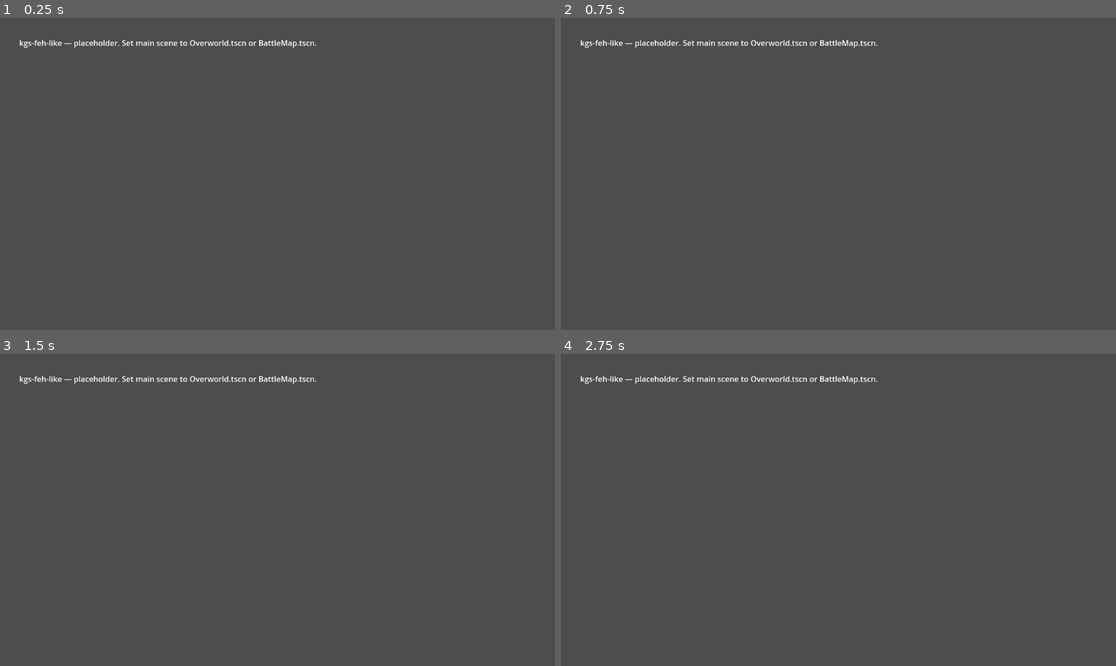
Above: before the commit, frames 1-4 (two rows, left to right).
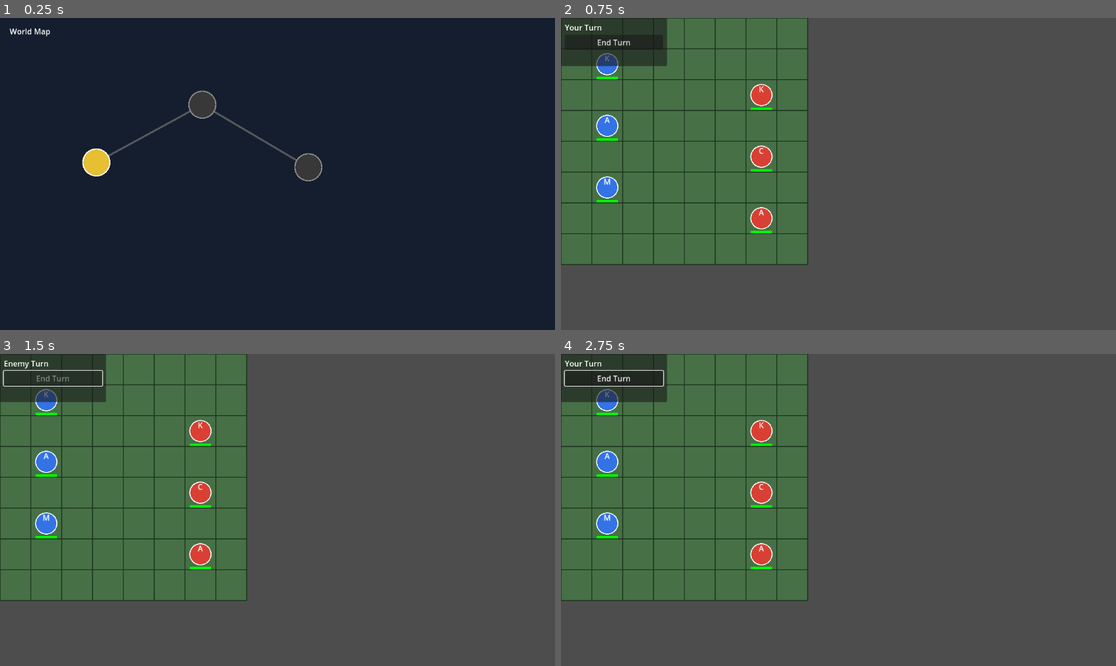
Above: after the commit, the same moments.

Repository: PatrikZhong/kgs-feh-like
Game: Godot game, scene res://scenes/overworld/Overworld.tscn
Two runs of this game, one before a commit and one after it. Both use one fixed random seed, a clock stepped at 60 frames per second and the inputs below. Before the commit the project starts from res://scenes/Main.tscn.
Inputs (mouse positions are in pixels of both pictures, inside the frame that each line leads up to):
- Up to frame 1 (0.25 s): no input
- Up to frame 2 (0.75 s): click (655, 161) at 0.52 s
- Up to frame 3 (1.5 s): click (55, 378) at 1.25 s, where only the run after the commit has a clickable "End Turn"
- Up to frame 4 (2.75 s): tap Enter at 2 s; move the mouse to (960, 494) at 2.02 s; click (960, 494) at 2.17 s

The runs differ from the first frame. In frame 1, 99% of the frame differs, in the area x 0-100%, y 0-100%; in frame 2, 35%; in frame 3, 35%; in frame 4, 35%.

Commit message:
Set Overworld.tscn as main scene

Diff:
--- a/project.godot
+++ b/project.godot
@@ -1,6 +1,10 @@
 ; Engine configuration file.
 ; It's best edited using the editor UI and not directly,
-; but the grammar and target are simple enough to do it by hand.
+; since the parameters that go here are not all obvious.
+;
+; Format:
+;   [section] ; section goes between []
+;   param=value ; assign values to parameters
 
 config_version=5
 
@@ -9,8 +13,8 @@
 config/name="kgs-feh-like"
 config/description="A fast-paced tactical RPG inspired by Fire Emblem Heroes and blitz chess."
 config/version="0.1"
-run/main_scene="res://scenes/Main.tscn"
-config/features=PackedStringArray("4.x", "Forward Plus")
+run/main_scene="res://scenes/overworld/Overworld.tscn"
+config/features=PackedStringArray("4.5", "Forward Plus")
 
 [autoload]
 
@@ -18,7 +22,3 @@
 EnemyAI="*res://scripts/battle/EnemyAI.gd"
 CombatResolver="*res://scripts/battle/CombatResolver.gd"
 SaveData="*res://scripts/data/SaveData.gd"
-
-[rendering]
-
-renderer/rendering_method="forward_plus"
